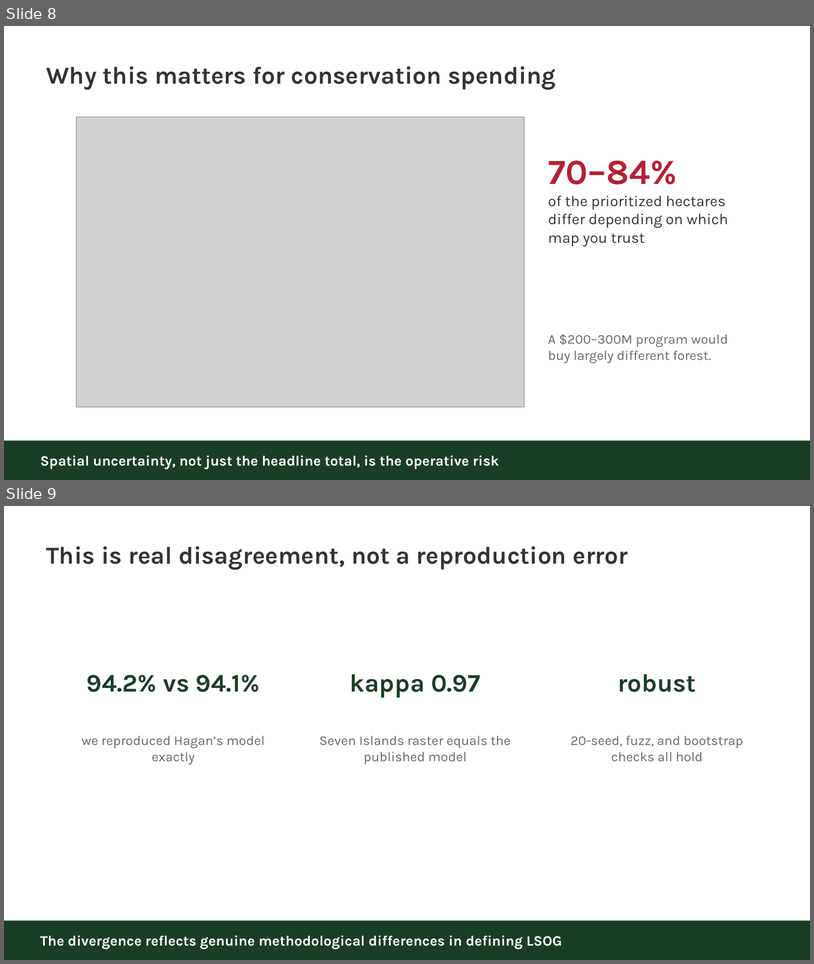
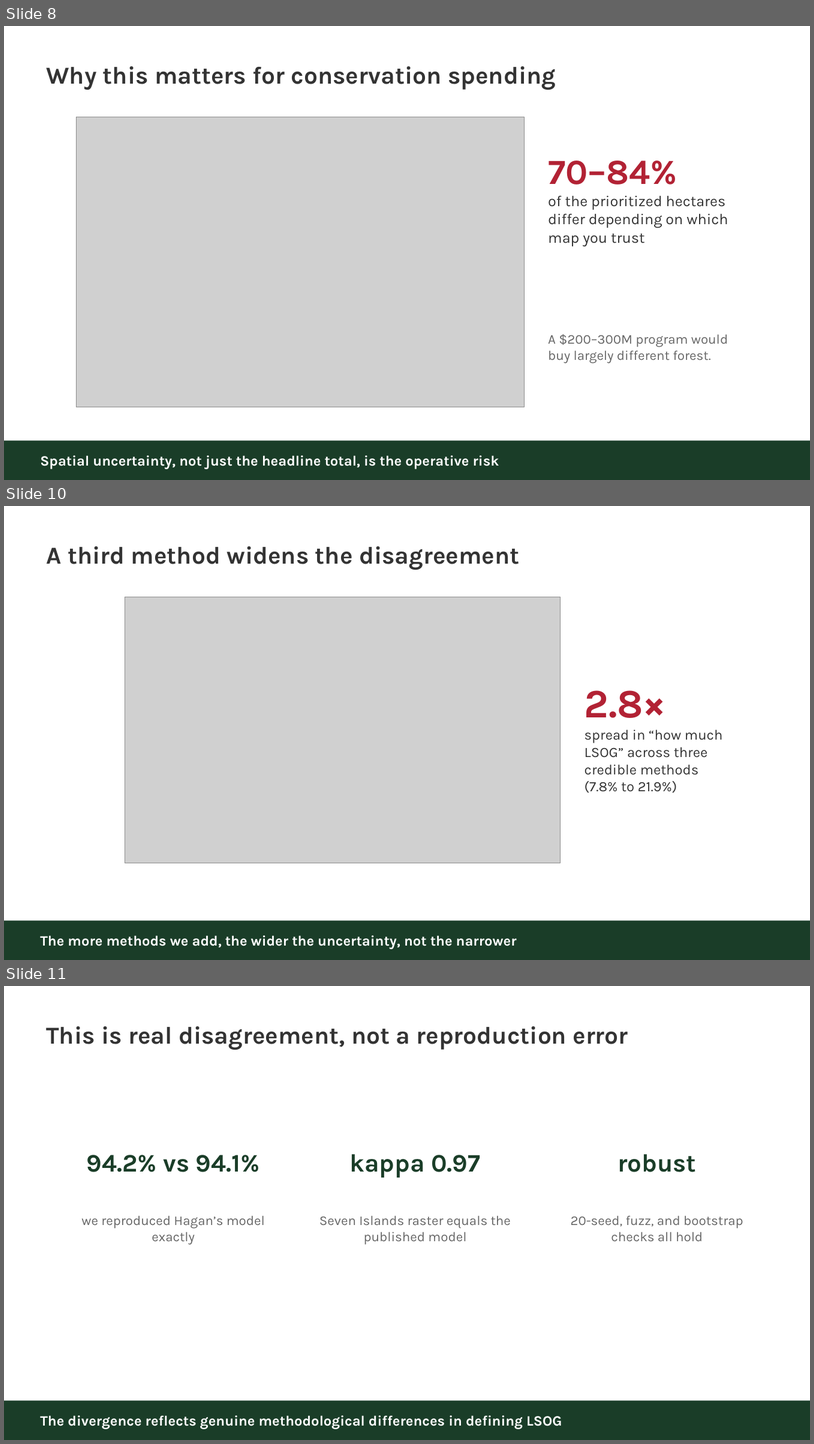
Before and after one commit to holoros/lsog-ne, a slide deck: deck/LSOG_Mapping_Uncertainty_Deck.pptx. Shown one above the other, each under a label of ours: slides 8 and 9 before the commit, slides 8, 10 and 11 after it; the slides between them are not shown. The pictures are 814x964 and 814x1444 pixels, drawn with LibreOffice and Linux fonts; fonts in the diff are those of the drawing; grey boxes stand for pictures. Boxes give left, top, right and bottom in pixels: in the first picture for what was removed or moved away, otherwise in the second. Text is boxed around its words. In the diff, an @@ line names an element or a change of style, - is before the commit and + after.

Commit message:
Update report/deck: temporal test + 3-method amount spread

```diff
--- a/deck/LSOG_Mapping_Uncertainty_Deck.pptx
+++ b/deck/LSOG_Mapping_Uncertainty_Deck.pptx
@@ slide 10 added at box(4, 506, 810, 960), background #FFFFFF @@
@@ text added at box(46, 546, 519, 570), 29 pt, text #333333, bold @@
+A third method widens the disagreement
@@ picture added at box(125, 597, 561, 863) @@
@@ text added at box(585, 690, 723, 793), 17 pt, text #333333 @@
+2.8×
+spread in “how much
+LSOG” across three
+credible methods
+(7.8% to 21.9%)
@@ rectangle added at box(4, 921, 810, 960), fill #1A3D28 @@
@@ text added at box(40, 935, 517, 949), 17 pt, text #FFFFFF, bold @@
+The more methods we add, the wider the uncertainty, not the narrower
@@ what was slide 9 is now slide 11 @@
```
Also in this commit, not shown: 1 other slide added, 1 other file.
